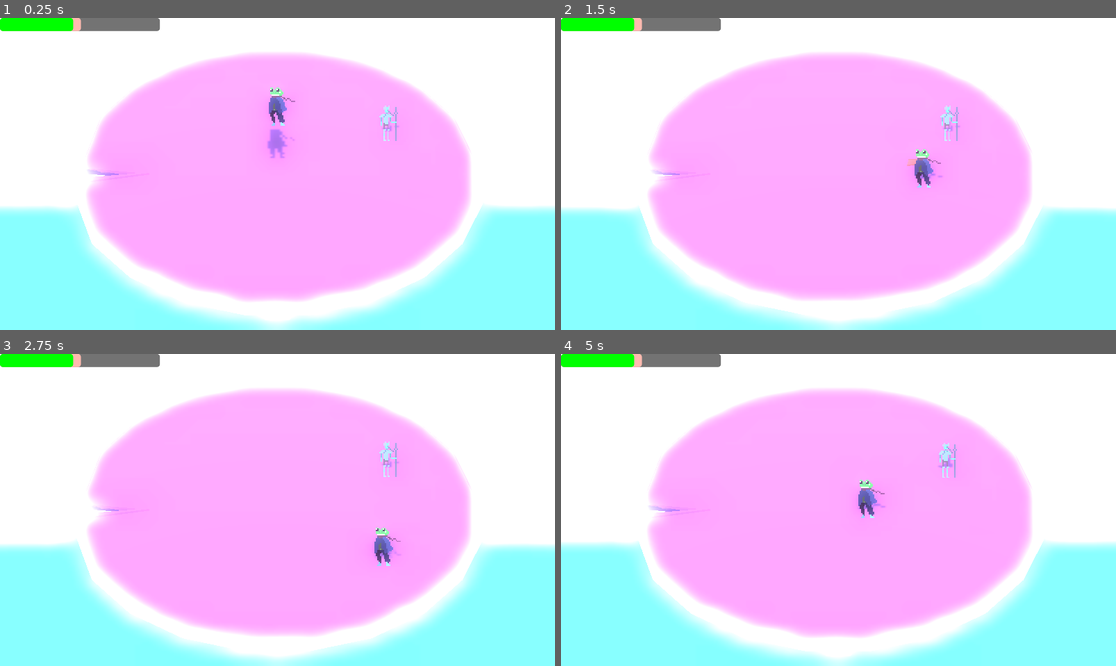
Above: before the commit, frames 1-4 (two rows, left to right).
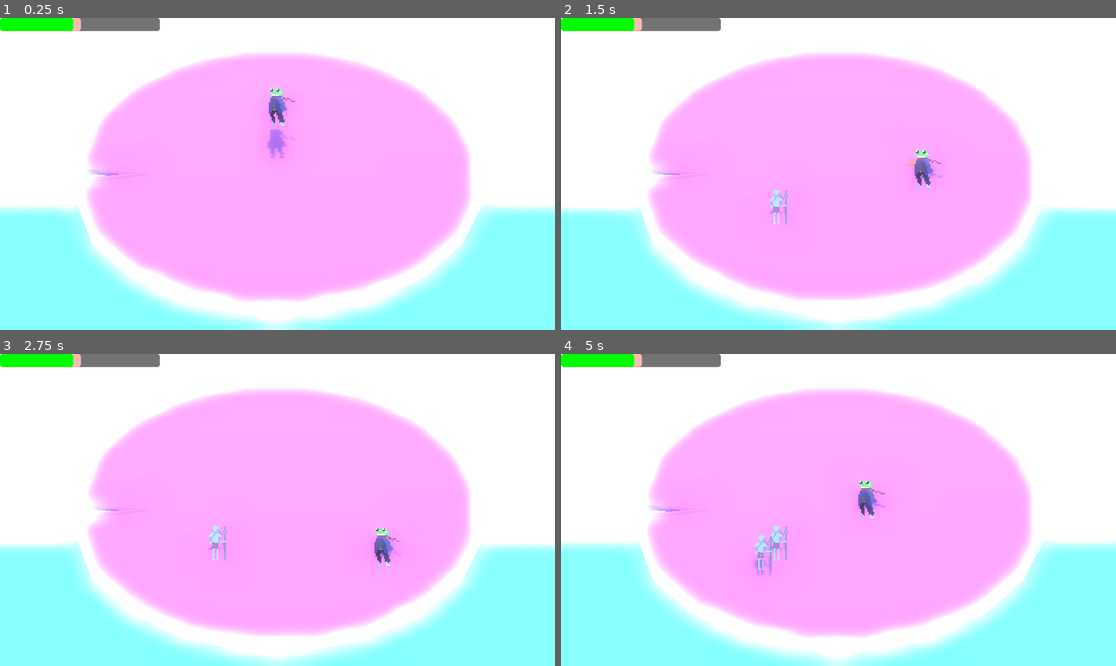
Above: after the commit, the same moments.

Repository: Brainthread/FrogGame
Game: Godot game, scene res://scenes/test.tscn
The game is run twice, just before and just after one commit, with the same random seed, the same clock (stepped at 60 frames per second) and the same inputs. The engine's default icon, where the game draws it, is replaced by a stand-in: a white triangle on a blue panel in a dark square.
Inputs (mouse positions are in pixels of both pictures, inside the frame that each line leads up to):
- Up to frame 1 (0.25 s): no input
- Up to frame 2 (1.5 s): move the mouse to (960, 158) at 0.52 s; hold D (right) 0.53-1.28 s; click (960, 158) at 0.6 s; tap Space (jump) at 0.77 s; move the mouse to (727, 189) at 1.27 s; hold S (down) from 1.28 s (still down); right-click (727, 189) at 1.35 s
- Up to frame 3 (2.75 s): tap Space (jump) at 1.52 s; move the mouse to (333, 441) at 2.02 s; release S (down) at 2.03 s; hold D (right) from 2.03 s (still down); click (333, 441) at 2.1 s
- Up to frame 4 (5 s): move the mouse to (810, 572) at 2.77 s; release D (right) at 2.78 s; hold Up (up) 2.78-3.53 s; right-click (810, 572) at 2.85 s; tap Space (jump) at 3.02, 3.77, 4.52 s; move the mouse to (1005, 556) at 3.52 s; hold A (left) from 3.53 s (still down); click (1005, 556) at 3.6 s; move the mouse to (672, 463) at 4.27 s; right-click (672, 463) at 4.35 s

The runs differ from the first frame. In frame 1, 0.2% of the frame differs, in the area x 68-72%, y 28-40%; in frame 2, 0.3%; in frame 3, 0.3%; in frame 4, 0.6%, in the area x 34-72%, y 28-72%.

Commit message:
Add enemy spawning functionality

Diff:
--- /dev/null
+++ b/scenes/enemy_manager.gd
@@ -0,0 +1,19 @@
+extends Node3D
+class_name EnemyManager
+
+@export var test_enemy:PackedScene
+
+func _ready() -> void:
+	for n in 1000:
+		await get_tree().create_timer(randf_range(0, 5)).timeout
+		var spawn_vec:Vector3 = Vector3(randf_range(-1,1), 0, randf_range(-1, 1)).normalized()*randf_range(0, 5)
+		var enemy = spawn_enemy(test_enemy, spawn_vec)
+		print(enemy)
+
+func spawn_enemy(enemy:PackedScene, spawn_position:Vector3) -> Node:
+	var enemy_instance = enemy.instantiate()
+	NodePaths.dynamic_scene_path.add_child(enemy_instance)
+	print(enemy_instance)
+	var enemy_entity:EnemyEntity = enemy_instance as EnemyEntity
+	enemy_entity.get_main_object().global_position = spawn_position
+	return enemy_instance
--- a/scenes/instantiable/enemies/enemy_mosquito.tscn
+++ b/scenes/instantiable/enemies/enemy_mosquito.tscn
@@ -1,5 +1,6 @@
-[gd_scene load_steps=24 format=3 uid="uid://bcs7ck8bsbe0q"]
+[gd_scene load_steps=25 format=3 uid="uid://bcs7ck8bsbe0q"]
 
+[ext_resource type="Script" uid="uid://bt4lgvy6c6sc8" path="res://scripts/entity_handling/enemy_entity.gd" id="1_2c3ns"]
 [ext_resource type="Script" uid="uid://yfk7mr61a5eo" path="res://scripts/character_physics_body.gd" id="1_8x00c"]
 [ext_resource type="Texture2D" uid="uid://cl0vaiy8nesdh" path="res://sprite/MosquitoKnight.png" id="2_2c3ns"]
 [ext_resource type="Texture2D" uid="uid://dysd1pacl610e" path="res://sprite/Stab.png" id="3_feaxh"]
@@ -37,9 +38,10 @@
 radius = 0.264354
 
 [node name="Enemy_Mosquito" type="Node"]
+script = ExtResource("1_2c3ns")
+metadata/_custom_type_script = "uid://bt4lgvy6c6sc8"
 
 [node name="Mosquitoknight" type="CharacterBody3D" parent="."]
-transform = Transform3D(1, 0, 0, 0, 1, 0, 0, 0, 1, 4.2555, -0.4288903, -2.4904957)
 collision_layer = 0
 script = ExtResource("1_8x00c")
 mass = 0.4
--- a/scenes/test.tscn
+++ b/scenes/test.tscn
@@ -1,8 +1,9 @@
-[gd_scene load_steps=17 format=3 uid="uid://cp56kp11t4ngg"]
+[gd_scene load_steps=18 format=3 uid="uid://cp56kp11t4ngg"]
 
 [ext_resource type="AudioStream" uid="uid://pmc3kysxqlc6" path="res://sound/sfx/pixabay/lake-wavelet-27909.mp3" id="1_1dqgb"]
 [ext_resource type="Script" uid="uid://cpuxx83goq5ye" path="res://scripts/path_manager.gd" id="2_2cnsr"]
 [ext_resource type="Script" uid="uid://b32r0eqcdgkju" path="res://scenes/player_manager.gd" id="2_at5dv"]
+[ext_resource type="Script" uid="uid://14an4j5nwxnn" path="res://scenes/enemy_manager.gd" id="2_jcd4p"]
 [ext_resource type="PackedScene" uid="uid://b427eeltoq12o" path="res://scenes/instantiable/player/player.tscn" id="3_lpvoh"]
 [ext_resource type="PackedScene" uid="uid://bcs7ck8bsbe0q" path="res://scenes/instantiable/enemies/enemy_mosquito.tscn" id="4_at5dv"]
 [ext_resource type="PackedScene" uid="uid://bg1owrrruuh0w" path="res://scenes/lily_pad.tscn" id="7_44saj"]
@@ -97,6 +98,8 @@
 parameters/looping = true
 
 [node name="EnemyManager" type="Node3D" parent="GameManager"]
+script = ExtResource("2_jcd4p")
+test_enemy = ExtResource("4_at5dv")
 
 [node name="PlayerManager" type="Node3D" parent="GameManager"]
 script = ExtResource("2_at5dv")
@@ -112,9 +115,9 @@
 
 [node name="Effects" type="Node3D" parent="GameManager/PathManager/Scene/DynamicScene"]
 
+[node name="WaveManager" type="Node3D" parent="GameManager"]
+
 [node name="Player" parent="." instance=ExtResource("3_lpvoh")]
-
-[node name="Enemy_Mosquito" parent="." instance=ExtResource("4_at5dv")]
 
 [node name="Camera3D" type="Camera3D" parent="."]
 transform = Transform3D(1, 0, 0, 0, 0.7660444, 0.6427875, 0, -0.6427875, 0.7660444, 0, 9.191, 12.335)
--- a/scripts/entity_handling/game_entity.gd
+++ b/scripts/entity_handling/game_entity.gd
@@ -3,5 +3,8 @@
 
 @onready var main_object:Node3D = self.get_child(0)
 
+func _enter_tree():
+	main_object = self.get_child(0)
+
 func get_main_object() -> Node3D:
 	return main_object
--- a/scripts/path_manager.gd
+++ b/scripts/path_manager.gd
@@ -3,6 +3,6 @@
 @export var dynamic_scene_node:Node3D
 @export var effect_scene_node:Node3D
 
-func _init() -> void:
+func _enter_tree() -> void:
 	NodePaths.dynamic_scene_path = dynamic_scene_node
 	NodePaths.effect_path = effect_scene_node
Not shown, added: scenes/enemy_manager.gd.uid
